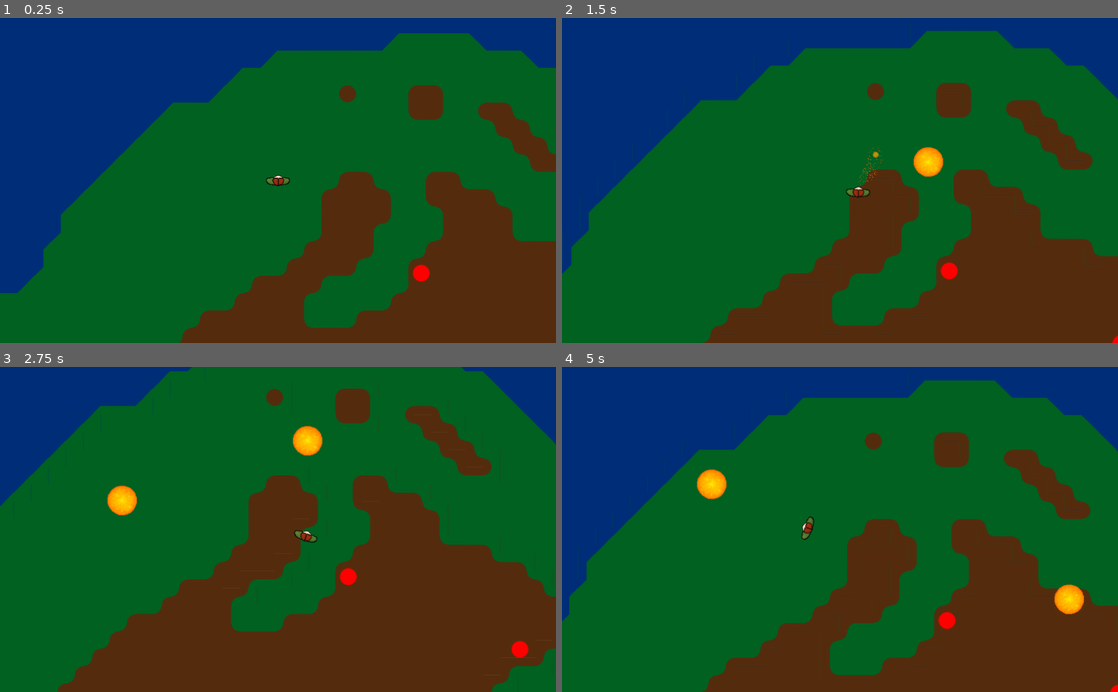
Above: before the commit, frames 1-4 (two rows, left to right).
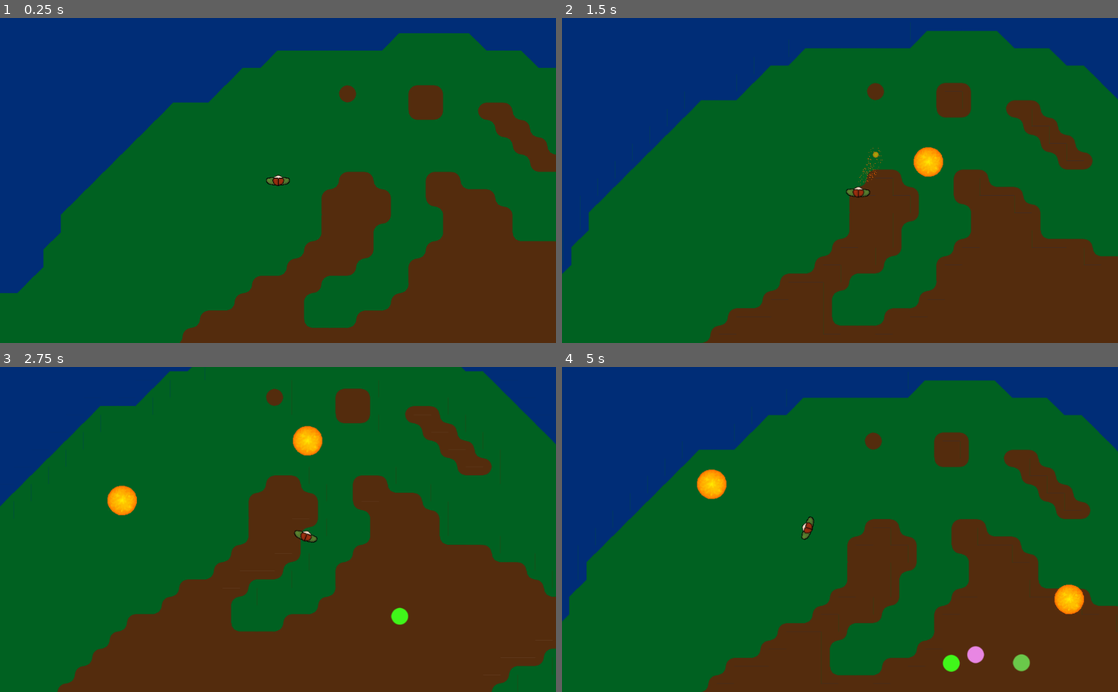
Above: after the commit, the same moments.

Repository: frepet/dungeon
Game: Godot game, scene res://Scenes/main.tscn
The game is run twice, just before and just after one commit, with the same random seed, the same clock (stepped at 60 frames per second) and the same inputs.
Inputs (mouse positions are in pixels of both pictures, inside the frame that each line leads up to):
- Up to frame 1 (0.25 s): no input
- Up to frame 2 (1.5 s): move the mouse to (962, 164) at 0.52 s; hold D (right) 0.53-1.28 s; right-click (962, 164) at 0.6 s; move the mouse to (728, 196) at 1.27 s; hold S (down) from 1.28 s (still down); right-click (728, 196) at 1.35 s
- Up to frame 3 (2.75 s): move the mouse to (333, 458) at 2.02 s; release S (down) at 2.03 s; hold D (right) from 2.03 s (still down); right-click (333, 458) at 2.1 s
- Up to frame 4 (5 s): move the mouse to (812, 594) at 2.77 s; release D (right) at 2.78 s; hold W (up) 2.78-3.53 s; right-click (812, 594) at 2.85 s; move the mouse to (1006, 578) at 3.52 s; hold A (left) from 3.53 s (still down); right-click (1006, 578) at 3.6 s; move the mouse to (673, 480) at 4.27 s; right-click (673, 480) at 4.35 s

The runs differ from the first frame. In frame 1, 0.1% of the frame differs, in the area x 74-78%, y 75-82%; in frame 2, 0.2%; in frame 3, 0.4%; in frame 4, 0.6%, in the area x 67-100%, y 75-100%.

Commit message:
Adds a spawner that spawns mobs
- Mobs wander around in a random fashion.

Diff:
--- a/Scenes/Mob.gd
+++ b/Scenes/Mob.gd
@@ -1,12 +1,21 @@
 extends KinematicBody2D
 
-# Called when the node enters the scene tree for the first time.
+var color = Color(1, 1, 1)
+var velocity = Vector2(2*randf() - 1, 2*randf() - 1)
+
+func spawn(position, color):
+	self.position = position
+	self.color = color
+	self.velocity = self.velocity.rotated(randf() - 0.5)
+	return self
+
 func _ready():
-	$Sprite.modulate = Color(1, 0, 0)
+	$Sprite.modulate = self.color
 
-# Called every frame. 'delta' is the elapsed time since the previous frame.
-#func _process(delta):
-#	pass
+func _physics_process(delta):
+	if randf() > 0.95:
+		self.velocity = self.velocity.rotated(randf() - 0.5)
+	move_and_collide(self.velocity)
 
 func hit(msg):
 	queue_free()
--- /dev/null
+++ b/Scenes/Spawner.gd
@@ -0,0 +1,13 @@
+extends Position2D
+
+onready var mob = preload("res://Scenes/Mob.tscn")
+
+var mana = 0
+var manaToSpawnMob = 100
+var manaPerTick = 1
+
+func _process(delta):
+	mana += manaPerTick
+	if mana >= manaToSpawnMob:
+		mana -= manaToSpawnMob
+		get_parent().add_child(mob.instance().spawn(self.position, Color(randf(), randf(), randf())))
--- /dev/null
+++ b/Scenes/Spawner.tscn
@@ -0,0 +1,6 @@
+[gd_scene load_steps=2 format=2]
+
+[ext_resource path="res://Scenes/Spawner.gd" type="Script" id=1]
+
+[node name="Spawner" type="Position2D"]
+script = ExtResource( 1 )
--- a/Scenes/main.tscn
+++ b/Scenes/main.tscn
@@ -2,8 +2,8 @@
 
 [ext_resource path="res://Scripts/CameraController.gd" type="Script" id=1]
 [ext_resource path="res://Scenes/Player.tscn" type="PackedScene" id=2]
-[ext_resource path="res://Scenes/Mob.tscn" type="PackedScene" id=3]
 [ext_resource path="res://Scenes/tileset.tres" type="TileSet" id=4]
+[ext_resource path="res://Scenes/Spawner.tscn" type="PackedScene" id=5]
 
 [node name="MainScene" type="Node2D"]
 
@@ -15,12 +15,6 @@
 
 [node name="Player" parent="." instance=ExtResource( 2 )]
 
-[node name="Mob" parent="." instance=ExtResource( 3 )]
-position = Vector2( 264, 171 )
-
-[node name="Mob2" parent="." instance=ExtResource( 3 )]
-position = Vector2( 580, 305 )
-
 [node name="TileMap" type="TileMap" parent="."]
 z_index = -1
 tile_set = ExtResource( 4 )
@@ -28,3 +22,6 @@
 cell_custom_transform = Transform2D( 16, 0, 0, 16, 0, 0 )
 format = 1
 tile_data = PoolIntArray( -2031592, 3, 0, -2031591, 3, 131076, -2031590, 3, 131076, -2031589, 3, 131076, -2031588, 3, 1 …(150336 unchanged characters)…
+
+[node name="Spawner" parent="." instance=ExtResource( 5 )]
+position = Vector2( 401, 249 )
--- a/Scripts/ProjectileSpell.gd
+++ b/Scripts/ProjectileSpell.gd
@@ -35,12 +35,10 @@
 		rotate_towards_target(delta)
 		var collision = move_and_collide(self.direction.normalized() * self.speed * delta)
 		if collision and collision.collider.is_in_group("Hittable"):
-			print("Projectile hit a 'Hittable' node")
 			var mob = collision.collider
 			mob.hit("Hit by projectile")
 			_onHit(mob.position)
 		elif self.position.distance_to(self.target) < 32:
-			print("Projectile hit its target")
 			_onHit(self.target)
 		else:
 			self.speed = max(self.speed + self.acceleration, 64)
Not shown, changed: Export/XRPG.pck
